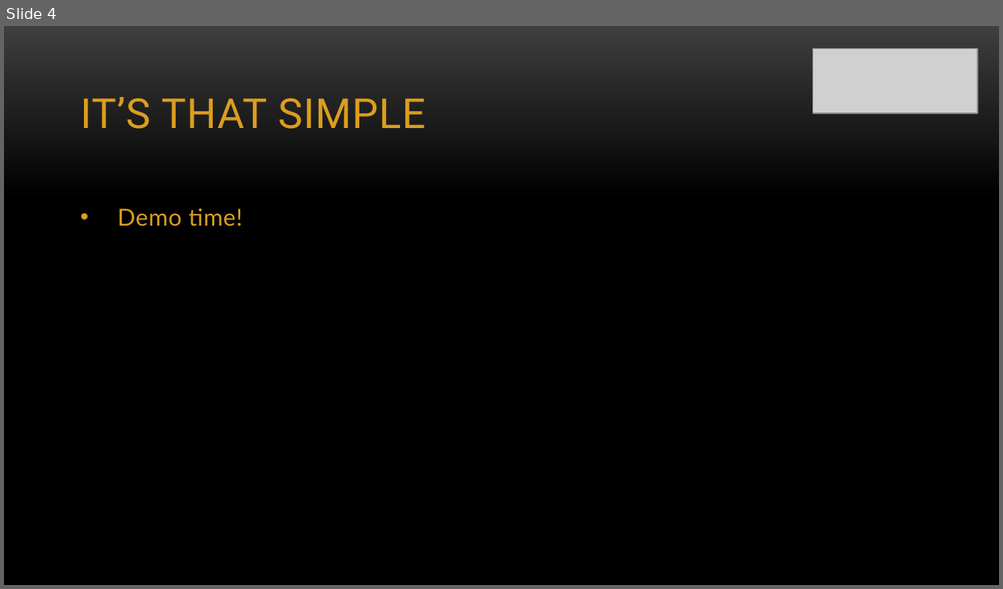
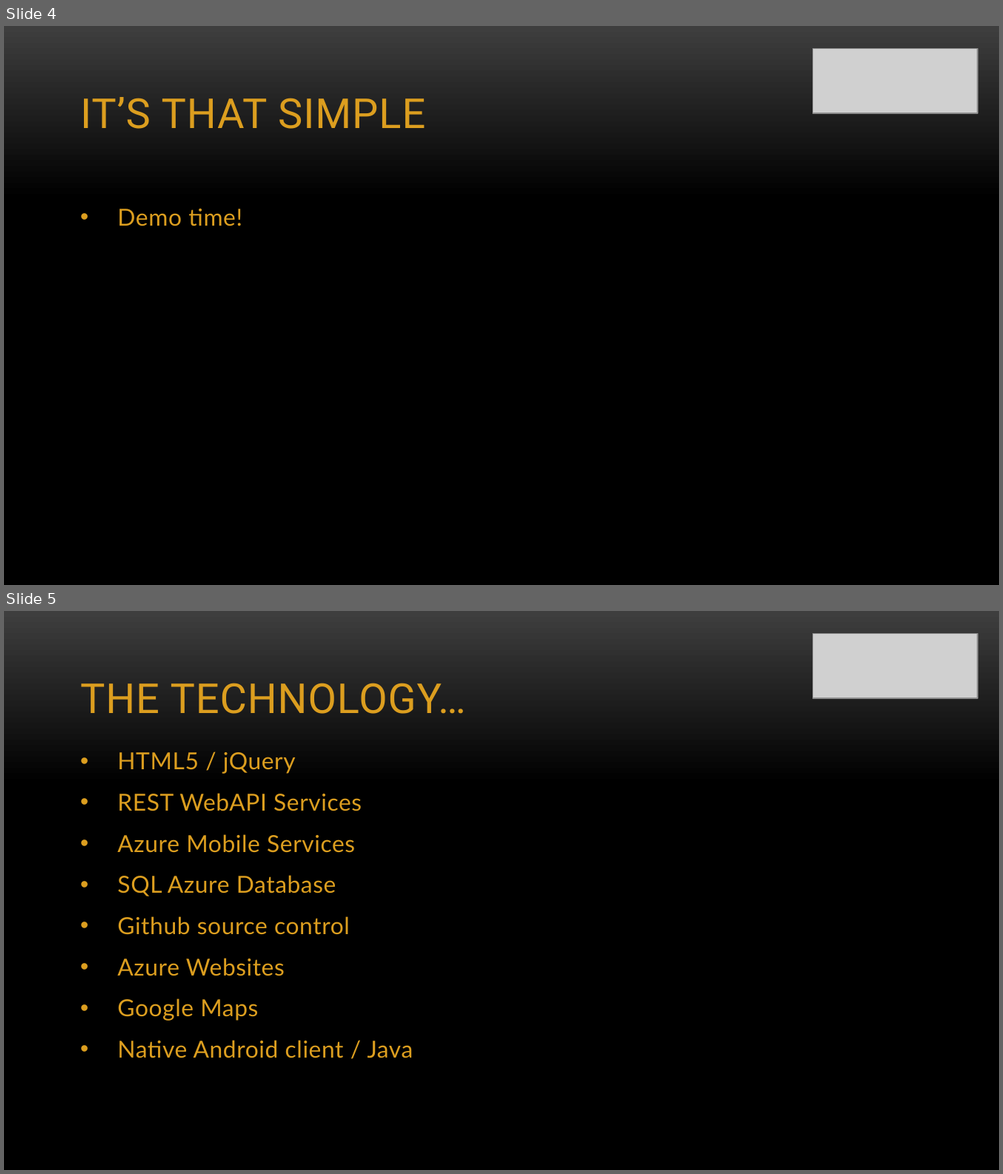
Before and after one commit to FractalBobz/CasualHeroes, a slide deck: CasualHeroes.pptx. Shown one above the other, each under a label of ours: slide 4 before the commit, slides 4 and 5 after it. The pictures are 1003x589 and 1003x1174 pixels, drawn with LibreOffice and Linux fonts; fonts in the diff are those of the drawing; grey boxes stand for pictures; background and template pictures are left out. Boxes give left, top, right and bottom in pixels: in the first picture for what was removed or moved away, otherwise in the second. Text is boxed around its words. In the diff, an @@ line names an element or a change of style, - is before the commit and + after.

```diff
--- a/CasualHeroes.pptx
+++ b/CasualHeroes.pptx
@@ slide 5 added at [4, 611, 999, 1170], background picture (left out) @@
@@ picture added at [813, 634, 978, 698] @@
@@ title added at [80, 683, 466, 714], 30 pt, text #DC9E1F @@
+THE TECHNOLOGY…
@@ text added at [117, 752, 413, 1059], 17 pt, text #DC9E1F @@
+• HTML5 / jQuery
+• REST WebAPI Services
+• Azure Mobile Services
+• SQL Azure Database
+• Github source control
+• Azure Websites
+• Google Maps
+• Native Android client / Java
```
Also in this commit, not shown: 1 slide changed.
